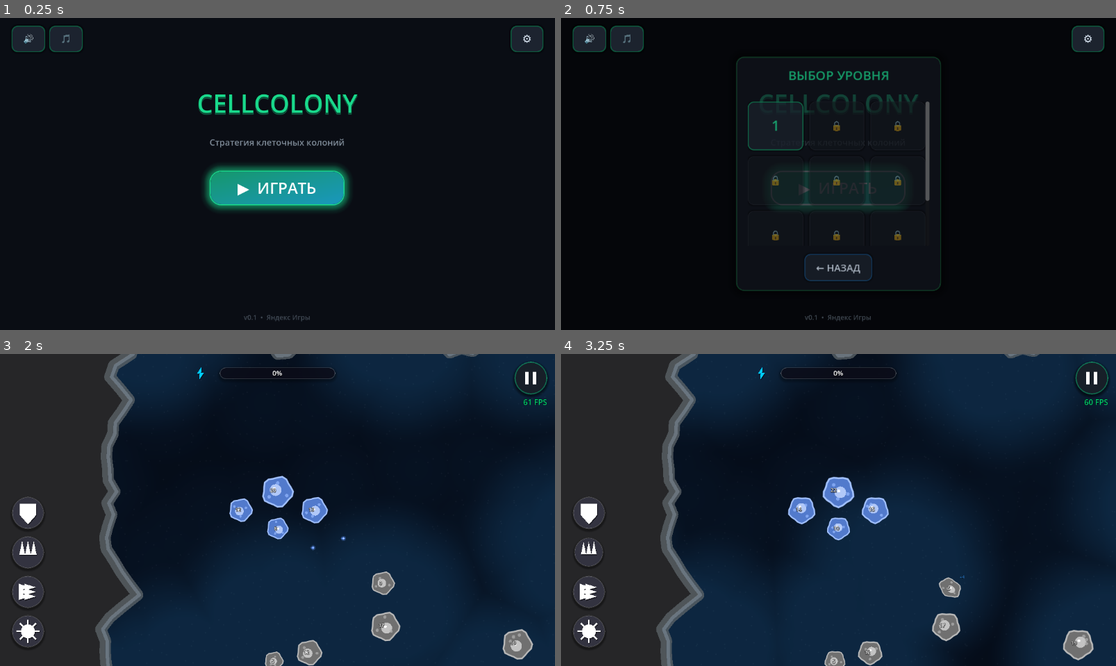
Above: before the commit, frames 1-4 (two rows, left to right).
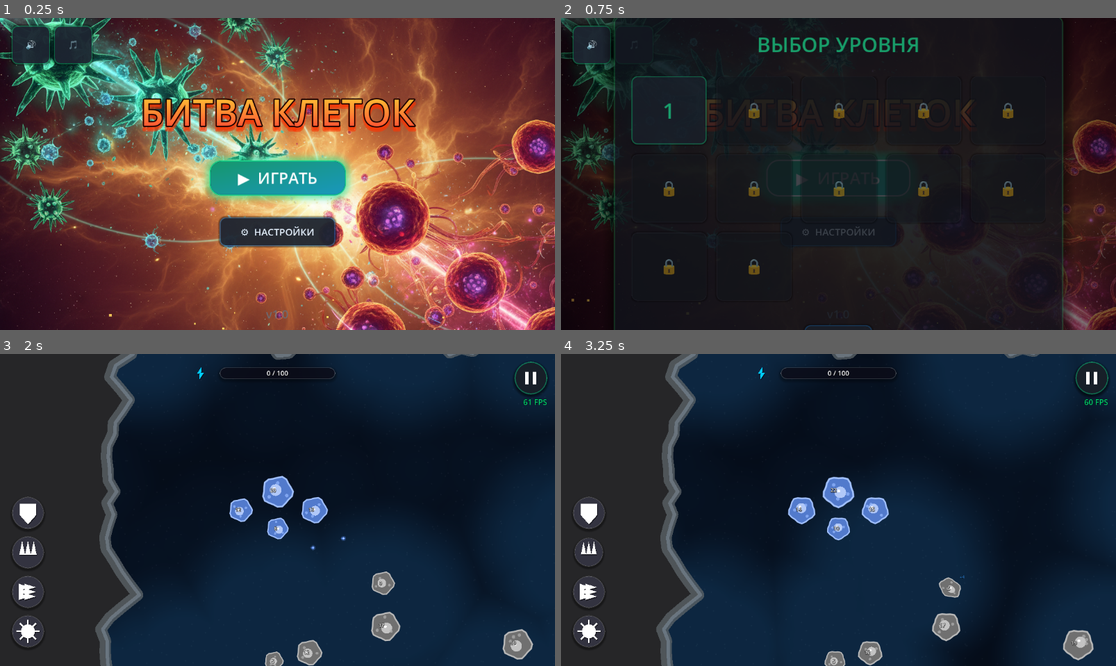
Above: after the commit, the same moments.

Repository: alexey231090/CellColony
Game: Godot game, scene res://scenes/ui/main_menu/main_menu.tscn
Same seed, same stepped clock (60 frames per second), same inputs: the game is played once before the commit and once after it.
Inputs (mouse positions are in pixels of both pictures, inside the frame that each line leads up to):
- Up to frame 1 (0.25 s): no input
- Up to frame 2 (0.75 s): click "▶ ИГРАТЬ" at 0.5 s
- Up to frame 3 (2 s): click "1" at 1.25 s
- Up to frame 4 (3.25 s): tap Enter at 2 s; drag from (588, 513) to (905, 538) at 2.02 s; drag from (588, 553) to (932, 581) at 2.77 s

The runs differ from the first frame. In frame 1, 97% of the frame differs, in the area x 0-100%, y 0-100%; in frame 2, 28%; in frame 3, less than 0.1%; in frame 4, less than 0.1%.

Commit message:
UI: Major Main Menu overhaul v1.0. New title Т Т, fire particles effect, enlarged level panel 5 columns, improved button animations and sounds.

Diff:
--- a/scenes/base_cell/cell.gd
+++ b/scenes/base_cell/cell.gd
@@ -114,8 +114,8 @@
 			_capture(attacker_owner)
 
 func _capture(new_owner: OwnerType) -> void:
-	# Награда за захват: 50% от максимальной энергии клетки
-	var reward = stats.max_energy * 0.5
+	# Награда за захват: точное количество ХП (вклад), которое игрок отнял у клетки
+	var reward = contributions.get(new_owner, 0.0)
 
 	if new_owner == OwnerType.PLAYER:
 		if reward > 0:
@@ -349,8 +349,14 @@
 		visual_angle = lerp_angle(visual_angle, velocity.angle(), delta * 8.0)
 
 	if is_infected:
-		# Истощение энергии при заражении
-		stats.current_energy = max(0.0, stats.current_energy - stats.energy_gain_rate * delta)
+		# Истощение энергии при заражении (1 HP каждые 1.5 сек)
+		var drain = (1.0 / 1.5) * delta
+		stats.current_energy -= drain
+
+		# Если энергия упала до нуля - клетка становится нейтральной
+		if stats.current_energy <= 0.0:
+			stats.current_energy = 0.0
+			_capture(OwnerType.NEUTRAL)
 	elif owner_type != OwnerType.NEUTRAL:
 		stats.current_energy = min(stats.max_energy, stats.current_energy + stats.energy_gain_rate * delta)
 
--- a/scenes/ui/main_menu/main_menu.gd
+++ b/scenes/ui/main_menu/main_menu.gd
@@ -90,12 +90,20 @@
 	settings_panel.visible = false
 	overlay.visible = false
 
-	# Запускаем пульсацию СВЕЧЕНИЯ
-	if play_button.has_meta("glow"):
+	# Запускаем пульсацию СВЕЧЕНИЯ и РАЗМЕРА
+	if play_button.has_meta("glow") and play_button.has_meta("wrapper"):
 		var glow = play_button.get_meta("glow")
-		var t = create_tween().set_loops()
+		var wrapper = play_button.get_meta("wrapper")
+
+		var t = create_tween().set_loops().set_parallel(true)
+		# Пульсация свечения
 		t.tween_property(glow, "modulate:a", 1.0, 1.2).from(0.3)
-		t.tween_property(glow, "modulate:a", 0.3, 1.2)
+		t.chain().tween_property(glow, "modulate:a", 0.3, 1.2)
+
+		# Пульсация размера (на 10%)
+		var t2 = create_tween().set_loops()
+		t2.tween_property(wrapper, "scale", Vector2(1.1, 1.1), 1.2).set_trans(Tween.TRANS_SINE).set_ease(Tween.EASE_IN_OUT)
+		t2.tween_property(wrapper, "scale", Vector2(1.0, 1.0), 1.2).set_trans(Tween.TRANS_SINE).set_ease(Tween.EASE_IN_OUT)
 
 # ========== ФАБРИКА ЭЛЕМЕНТОВ ==========
 
@@ -195,10 +203,50 @@
 	background = TextureRect.new()
 	background.name = "Background"
 	background.set_anchors_and_offsets_preset(PRESET_FULL_RECT)
+	# Возвращаем COVERED для новой картинки, чтобы она была на весь экран
 	background.stretch_mode = TextureRect.STRETCH_KEEP_ASPECT_COVERED
 	background.mouse_filter = MOUSE_FILTER_IGNORE
-	# Заглушка: тёмный фон (замените на свою текстуру)
+
+	background.texture = load("res://assets/background/menuBKGD.png")
 	add_child(background)
+
+	_build_fire_particles()
+
+func _build_fire_particles() -> void:
+	var particles = CPUParticles2D.new()
+	particles.name = "FireParticles"
+
+	# Настройка спавнера по низу экрана
+	var vp_size = get_viewport_rect().size
+	particles.position = Vector2(vp_size.x / 2.0, vp_size.y)
+	particles.emission_shape = CPUParticles2D.EMISSION_SHAPE_RECTANGLE
+	particles.emission_rect_extents = Vector2(vp_size.x / 2.0, 20.0)
+
+	# Настройки физики (искры взлетают вверх)
+	particles.amount = 80
+	particles.lifetime = 2.5
+	particles.randomness = 0.5
+	particles.direction = Vector2(0, -1)
+	particles.spread = 20.0
+	particles.gravity = Vector2(0, -80)
+	particles.initial_velocity_min = 100.0
+	particles.initial_velocity_max = 250.0
+	particles.scale_amount_min = 2.0
+	particles.scale_amount_max = 6.0
+
+	# Градиент цвета от ярко-желтого к прозрачно-красному
+	var c_grad = Gradient.new()
+	c_grad.set_color(0, Color(1.0, 0.9, 0.4, 1.0))
+	c_grad.set_color(1, Color(1.0, 0.2, 0.0, 0.0))
+	particles.color_ramp = c_grad
+
+	background.add_child(particles)
+
+	# Чтобы искры корректно обновлялись при ресайзе окна
+	get_tree().root.size_changed.connect(func():
+		particles.position = Vector2(get_viewport_rect().size.x / 2.0, get_viewport_rect().size.y)
+		particles.emission_rect_extents = Vector2(get_viewport_rect().size.x / 2.0, 20.0)
+	)
 
 func _build_overlay() -> void:
 	overlay = ColorRect.new()
@@ -231,25 +279,15 @@
 	top_bar.add_theme_constant_override("separation", 8)
 	main_screen.add_child(top_bar)
 
-	sound_btn = _make_icon_button("🔊", 48)
+	sound_btn = _make_icon_button("🔊", 80)
 	sound_btn.tooltip_text = "Звуки вкл/выкл"
 	sound_btn.pressed.connect(_on_sound_toggle)
 	top_bar.add_child(sound_btn)
 
-	music_btn = _make_icon_button("🎵", 48)
+	music_btn = _make_icon_button("🎵", 80)
 	music_btn.tooltip_text = "Музыка вкл/выкл"
 	music_btn.pressed.connect(_on_music_toggle)
 	top_bar.add_child(music_btn)
-
-	# Спейсер — толкает шестерёнку вправо
-	var spacer = Control.new()
-	spacer.size_flags_horizontal = Control.SIZE_EXPAND_FILL
-	top_bar.add_child(spacer)
-
-	settings_btn = _make_icon_button("⚙", 48)
-	settings_btn.tooltip_text = "Настройки"
-	settings_btn.pressed.connect(_on_settings_open)
-	top_bar.add_child(settings_btn)
 
 	# === ЦЕНТР: Логотип + Кнопка ===
 	var center_spacer_top = Control.new()
@@ -264,28 +302,50 @@
 	center_box.size_flags_horizontal = Control.SIZE_SHRINK_CENTER
 	main_screen.add_child(center_box)
 
-	# Заголовок
+	# Контейнер для многослойного заголовка
+	var title_container = MarginContainer.new()
+	title_container.custom_minimum_size = Vector2(800, 110)
+	center_box.add_child(title_container)
+
+	# Задний план (тень и обводка)
+	var title_bg = Label.new()
+	title_bg.text = "БИТВА КЛЕТОК"
+	title_bg.horizontal_alignment = HORIZONTAL_ALIGNMENT_CENTER
+	var bg_settings = LabelSettings.new()
+	bg_settings.font_size = 76
+	bg_settings.font_color = Color.TRANSPARENT # Прозрачный текст, только контуры рисуем
+	bg_settings.outline_size = 10
+	bg_settings.outline_color = Color(0.1, 0.0, 0.0, 1.0)
+	bg_settings.shadow_color = Color(1.0, 0.2, 0.0, 0.6)
+	bg_settings.shadow_size = 15
+	bg_settings.shadow_offset = Vector2(0, 8)
+	title_bg.label_settings = bg_settings
+	title_container.add_child(title_bg)
+
+	# Передний план (текст, который работает как маска)
 	title_label = Label.new()
-	title_label.text = "CELLCOLONY"
+	title_label.text = "БИТВА КЛЕТОК"
 	title_label.horizontal_alignment = HORIZONTAL_ALIGNMENT_CENTER
-	title_label.add_theme_font_size_override("font_size", 52)
-	title_label.add_theme_color_override("font_color", ACCENT_COLOR)
-	# Тень/обводка заголовка
-	var title_settings = LabelSettings.new()
-	title_settings.font_size = 52
-	title_settings.font_color = ACCENT_COLOR
-	title_settings.outline_size = 3
-	title_settings.outline_color = Color(0, 0, 0, 0.7)
-	title_settings.shadow_color = Color(0.1, 0.85, 0.55, 0.3)
-	title_settings.shadow_size = 3
-	title_settings.shadow_offset = Vector2(0, 3)
-	title_label.label_settings = title_settings
-	center_box.add_child(title_label)
-
-	# Подзаголовок
-	var subtitle = _make_label("Стратегия клеточных колоний", 18, TEXT_DIM)
-	subtitle.horizontal_alignment = HORIZONTAL_ALIGNMENT_CENTER
-	center_box.add_child(subtitle)
+	var fg_settings = LabelSettings.new()
+	fg_settings.font_size = 76
+	fg_settings.font_color = Color.WHITE
+	title_label.label_settings = fg_settings
+	title_label.clip_children = CanvasItem.CLIP_CHILDREN_ONLY
+	title_container.add_child(title_label)
+
+	# Градиент, который "закрасит" белые буквы
+	var title_grad = Gradient.new()
+	title_grad.set_color(0, Color(1.0, 0.9, 0.2)) # Желтый верх
+	title_grad.set_color(1, Color(1.0, 0.2, 0.2)) # Красный низ
+	var title_grad_tex = GradientTexture2D.new()
+	title_grad_tex.gradient = title_grad
+	title_grad_tex.fill_from = Vector2(0, 0)
+	title_grad_tex.fill_to = Vector2(0, 1)
+
+	var tex_rect = TextureRect.new()
+	tex_rect.texture = title_grad_tex
+	tex_rect.set_anchors_and_offsets_preset(Control.PRESET_FULL_RECT)
+	title_label.add_child(tex_rect)
 	# Обертка-контейнер, которая статична и не дает VBox дёргаться
 	var play_container = CenterContainer.new()
 	play_container.custom_minimum_size = Vector2(320, 100)
@@ -377,7 +437,15 @@
 
 	play_button.pressed.connect(_on_play_pressed)
 	play_button.set_meta("glow", play_glow)
+	play_button.set_meta("wrapper", play_wrapper)
 	play_wrapper.add_child(play_button)
+
+	# Кнопка настроек под игрой
+	settings_btn = _make_button("⚙  НАСТРОЙКИ", ACCENT_BLUE)
+	settings_btn.custom_minimum_size = Vector2(240, 60)
+	settings_btn.size_flags_horizontal = Control.SIZE_SHRINK_CENTER
+	settings_btn.pressed.connect(_on_settings_open)
+	center_box.add_child(settings_btn)
 
 	var center_spacer_bottom = Control.new()
 	center_spacer_bottom.size_flags_vertical = Control.SIZE_EXPAND_FILL
@@ -385,7 +453,7 @@
 	main_screen.add_child(center_spacer_bottom)
 
 	# Версия
-	var version_label = _make_label("v0.1  •  Яндекс Игры", 14, Color(0.4, 0.45, 0.5, 0.6))
+	var version_label = _make_label("v1.0", 24, Color(0.4, 0.45, 0.5, 0.8))
 	version_label.horizontal_alignment = HORIZONTAL_ALIGNMENT_CENTER
 	main_screen.add_child(version_label)
 
@@ -399,14 +467,15 @@
 
 	var panel_box = PanelContainer.new()
 	panel_box.name = "LevelPanelBox"
-	panel_box.custom_minimum_size = Vector2(420, 480)
+	# Ширина под 5 колонок: 5 * 140 (кнопки) + 4 * 20 (отступы) + 2 * 36 (контент-маржин) = ~920
+	panel_box.custom_minimum_size = Vector2(920, 720)
 	var panel_sb = _make_stylebox(PANEL_BG, CORNER_RADIUS, 2, PANEL_BORDER)
-	panel_sb.shadow_size = 16
-	panel_sb.shadow_color = Color(0, 0, 0, 0.6)
-	panel_sb.content_margin_left = 24
-	panel_sb.content_margin_right = 24
-	panel_sb.content_margin_top = 20
-	panel_sb.content_margin_bottom = 20
+	panel_sb.shadow_size = 24
+	panel_sb.shadow_color = Color(0, 0, 0, 0.7)
+	panel_sb.content_margin_left = 36
+	panel_sb.content_margin_right = 36
+	panel_sb.content_margin_top = 30
+	panel_sb.content_margin_bottom = 30
 	panel_box.add_theme_stylebox_override("panel", panel_sb)
 	level_panel.add_child(panel_box)
 
@@ -415,7 +484,7 @@
 	panel_box.add_child(vbox)
 
 	# Заголовок
-	var header = _make_label("ВЫБОР УРОВНЯ", 26, ACCENT_COLOR)
+	var header = _make_label("ВЫБОР УРОВНЯ", 42, ACCENT_COLOR)
 	header.horizontal_alignment = HORIZONTAL_ALIGNMENT_CENTER
 	vbox.add_child(header)
 
@@ -431,9 +500,9 @@
 	vbox.add_child(scroll)
 
 	level_grid = GridContainer.new()
-	level_grid.columns = 3
-	level_grid.add_theme_constant_override("h_separation", 12)
-	level_grid.add_theme_constant_override("v_separation", 12)
+	level_grid.columns = 5
+	level_grid.add_theme_constant_override("h_separation", 20)
+	level_grid.add_theme_constant_override("v_separation", 20)
 	level_grid.size_flags_horizontal = Control.SIZE_EXPAND_FILL
 	scroll.add_child(level_grid)
 
@@ -455,7 +524,7 @@
 		var is_unlocked = level_num <= unlocked_levels
 
 		var btn = Button.new()
-		btn.custom_minimum_size = Vector2(100, 100)
+		btn.custom_minimum_size = Vector2(140, 140) # 140 хватает для 5 в ряд на большинстве разрешений
 		btn.mouse_default_cursor_shape = Control.CURSOR_POINTING_HAND if is_unlocked else Control.CURSOR_FORBIDDEN
 
 		if is_unlocked:
@@ -480,7 +549,7 @@
 
 			btn.add_theme_color_override("font_color", ACCENT_COLOR)
 			btn.add_theme_color_override("font_hover_color", ACCENT_COLOR.lightened(0.3))
-			btn.add_theme_font_size_override("font_size", 28)
+			btn.add_theme_font_size_override("font_size", 44)
 			btn.pressed.connect(_on_level_selected.bind(level_num))
 		else:
 			btn.text = "🔒"
@@ -492,7 +561,7 @@
 			btn.add_theme_stylebox_override("disabled", locked_sb)
 			btn.add_theme_color_override("font_color", LOCKED_COLOR)
 			btn.add_theme_color_override("font_disabled_color", LOCKED_COLOR)
-			btn.add_theme_font_size_override("font_size", 24)
+			btn.add_theme_font_size_override("font_size", 38)
 
 		btn.size_flags_horizontal = Control.SIZE_EXPAND_FILL
 		level_grid.add_child(btn)
--- a/scripts/core/AIFactionManager.gd
+++ b/scripts/core/AIFactionManager.gd
@@ -59,6 +59,9 @@
 
 func add_perk_energy(amount: float) -> void:
 	ai_perk_energy += amount
+	var sm = get_tree().get_first_node_in_group("selection_manager")
+	if sm:
+		ai_perk_energy = min(ai_perk_energy, sm.MAX_PERK_ENERGY)
 
 func _tick_ai() -> void:
 	var my_cells: Array[BaseCell] = _get_my_cells()
--- a/scripts/core/PerkButton.gd
+++ b/scripts/core/PerkButton.gd
@@ -34,25 +34,41 @@
 	style_circle.shadow_size = 4
 	style_circle.shadow_offset = Vector2(0, 3)
 
+var _last_is_ready: bool = false
+var _last_cooldown: float = 0.0
+
 func _process(delta: float) -> void:
-	# Плавное изменение размера
 	var prev_scale = visual_scale
 	visual_scale = lerp(visual_scale, target_scale, delta * 15.0)
 	scale = Vector2(visual_scale, visual_scale)
 
-	# Перерисовка только при изменении состояния (анимация или кулдаун)
-	if abs(prev_scale - visual_scale) > 0.001 or _needs_redraw():
+	if not selection_manager:
+		selection_manager = get_tree().get_first_node_in_group("selection_manager")
+
+	var needs_redraw = false
+	if abs(prev_scale - visual_scale) > 0.001:
+		needs_redraw = true
+
+	if selection_manager:
+		var is_ready = selection_manager._is_perk_ready(perk_name)
+		var cd = selection_manager.get_perk_cooldown_ratio(perk_name)
+
+		# Перерисовывать, если состояние энергии изменилось:
+		if is_ready != _last_is_ready:
+			needs_redraw = true
+		# Перерисовывать, если кд поменялся
+		elif abs(cd - _last_cooldown) > 0.01:
+			needs_redraw = true
+		# Перерисовывать всё время пока есть кулдаун или если кнопка готова (для эффекта пульсации)
+		elif is_ready or cd > 0.0:
+			needs_redraw = true
+
+		_last_is_ready = is_ready
+		_last_cooldown = cd
+
+	if needs_redraw:
 		queue_redraw()
 
-func _needs_redraw() -> bool:
-	## Проверяет, нужно ли перерисовывать (активный кулдаун или пульсация)
-	if not selection_manager:
-		selection_manager = get_tree().get_first_node_in_group("selection_manager")
-	if selection_manager:
-		var cd = selection_manager.get_perk_cooldown_ratio(perk_name)
-		if cd > 0.0: return true
-		if selection_manager._is_perk_ready(perk_name): return true
-	return false
 
 func _draw() -> void:
 	var center = Vector2(BUTTON_SIZE / 2.0, BUTTON_SIZE / 2.0)
--- a/scripts/core/PerkEnergyBar.gd
+++ b/scripts/core/PerkEnergyBar.gd
@@ -105,9 +105,9 @@
 	var icon_pos = bar_rect.position + Vector2(-ICON_SIZE - 12, BAR_HEIGHT / 2.0)
 	_draw_lightning_icon(icon_pos, ICON_SIZE)
 
-	# 4. Текст (процент или число)
-	var text = "%d%%" % [int((current_energy / max_energy) * 100)]
-	if current_energy >= max_energy: text = "READY"
+	# 4. Текст (теперь в абсолютных единицах для прозрачности)
+	var text = "%d / %d" % [int(current_energy), int(max_energy)]
+	if current_energy >= max_energy: text = "READY (100)"
 
 	var font = ThemeDB.fallback_font
 	var font_size = 14
--- a/scripts/core/SelectionManager.gd
+++ b/scripts/core/SelectionManager.gd
@@ -14,22 +14,22 @@
 # Кулдауны и стоимость Щита
 var shield_cooldown: float = 0.0
 @export var SHIELD_COOLDOWN_MAX: float = 12.0
-@export var SHIELD_ENERGY_COST: float = 25.0
+@export var SHIELD_ENERGY_COST: float = 50.0
 
 # Кулдауны и стоимость Ускорения
 var speed_cooldown: float = 0.0
 @export var SPEED_COOLDOWN_MAX: float = 18.0
-@export var SPEED_ENERGY_COST: float = 15.0
+@export var SPEED_ENERGY_COST: float = 30.0
 @export var SPEED_BOOST_DURATION: float = 8.0
 @export var SPEED_BOOST_MULTIPLIER: float = 2.0
 @export var SHIELD_SELECT_RADIUS: float = 350.0
 
-@export var RAPID_FIRE_ENERGY_COST: float = 20.0
+@export var RAPID_FIRE_ENERGY_COST: float = 50.0
 @export var RAPID_FIRE_COOLDOWN_MAX: float = 15.0
 @export var RAPID_FIRE_DURATION: float = 4.0
 @export var RAPID_FIRE_MULTIPLIER: float = 3.0
 
-@export var VIRUS_ENERGY_COST: float = 30.0
+@export var VIRUS_ENERGY_COST: float = 100.0
 @export var VIRUS_COOLDOWN_MAX: float = 20.0
 @export var VIRUS_DURATION: float = 6.0
 @export var VIRUS_SPREAD_RADIUS: float = 200.0
@@ -50,6 +50,13 @@
 func _ready() -> void:
 	add_to_group("selection_manager")
 	_init_aim_line()
+
+	# Твёрдая фиксация баланса (игнорирует случайные изменения в Инспекторе)
+	SHIELD_ENERGY_COST = 50.0
+	SPEED_ENERGY_COST = 30.0
+	RAPID_FIRE_ENERGY_COST = 50.0
+	VIRUS_ENERGY_COST = 100.0
+	MAX_PERK_ENERGY = 100.0
 
 func _init_aim_line() -> void:
 	aim_line = Line2D.new()
@@ -342,6 +349,7 @@
 				return true
 		else:
 			print("Вирус: Нет вражеской цели в радиусе!")
+			show_floating_message("НЕТ ЦЕЛИ", Color(1.0, 0.4, 0.4))
 			return false
 
 	return false
@@ -488,6 +496,7 @@
 
 	if not closest_enemy:
 		print("Нет цели!")
+		show_floating_message("НЕТ ЦЕЛИ", Color(1.0, 0.4, 0.4))
 		return
 
 	# Находим ближайшую клетку для выстрела
@@ -728,6 +737,7 @@
 						virus_cooldown = VIRUS_COOLDOWN_MAX
 				_clear_active_perk()
 			else:
+				show_floating_message("НЕТ ЦЕЛИ", Color(1.0, 0.4, 0.4))
 				_clear_active_perk()
 		return
 	# ==================================
@@ -776,3 +786,32 @@
 			var feedback = CLICK_FEEDBACK_SCENE.instantiate()
 			get_parent().add_child(feedback)
 			feedback.setup(player_cells, pos, false)
+
+func show_floating_message(text_str: String, color: Color = Color.WHITE) -> void:
+	var msg = Label.new()
+	msg.text = text_str
+	msg.horizontal_alignment = HORIZONTAL_ALIGNMENT_CENTER
+	var settings = LabelSettings.new()
+	settings.font_size = 48
+	settings.font_color = color
+	settings.outline_size = 8
+	settings.outline_color = Color(0, 0, 0, 0.8)
+	settings.shadow_size = 4
+	settings.shadow_color = Color(0, 0, 0, 0.5)
+	msg.label_settings = settings
+
+	# Создаем CanvasLayer для правильного порядка отрисовки поверх всего UI
+	var cl = CanvasLayer.new()
+	cl.layer = 150
+	get_tree().root.add_child(cl)
+	cl.add_child(msg)
+
+	var vp_size = get_viewport().get_visible_rect().size
+	msg.size.x = 600
+	msg.position = Vector2(vp_size.x / 2.0 - 300.0, vp_size.y * 0.4)
+
+	var tween = create_tween()
+	tween.set_parallel(true)
+	tween.tween_property(msg, "position:y", msg.position.y - 120.0, 1.5).set_trans(Tween.TRANS_QUAD).set_ease(Tween.EASE_OUT)
+	tween.tween_property(msg, "modulate:a", 0.0, 1.5).set_trans(Tween.TRANS_EXPO).set_ease(Tween.EASE_IN)
+	tween.chain().tween_callback(cl.queue_free)
Binary file added: assets/background/CellColloniy.png
Not shown, added: assets/background/CellColloniy.png.import
Binary file added: assets/background/menuBKGD.png
Not shown, added: assets/background/menuBKGD.png.import
Not shown, changed: REFERENCE.md
